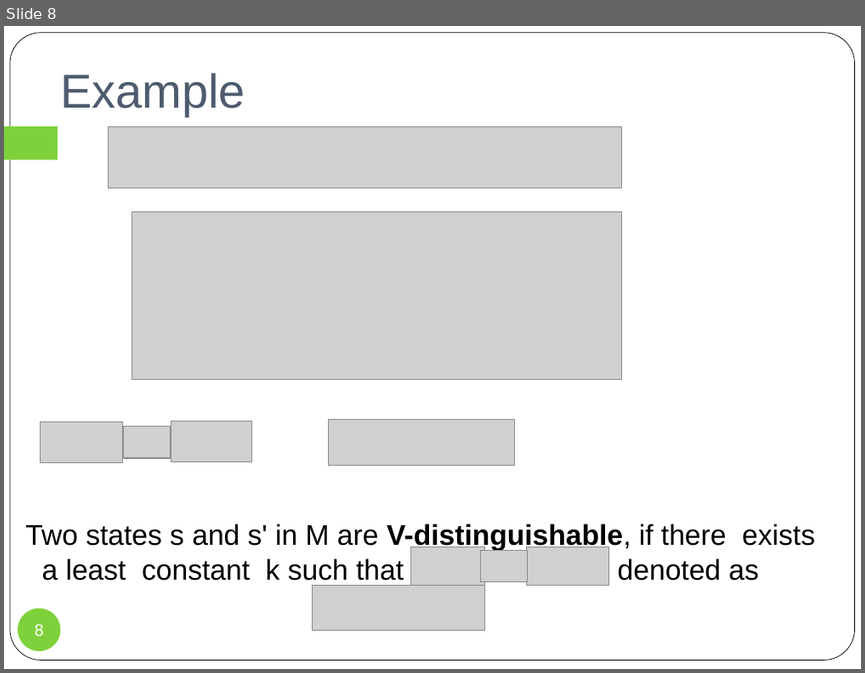
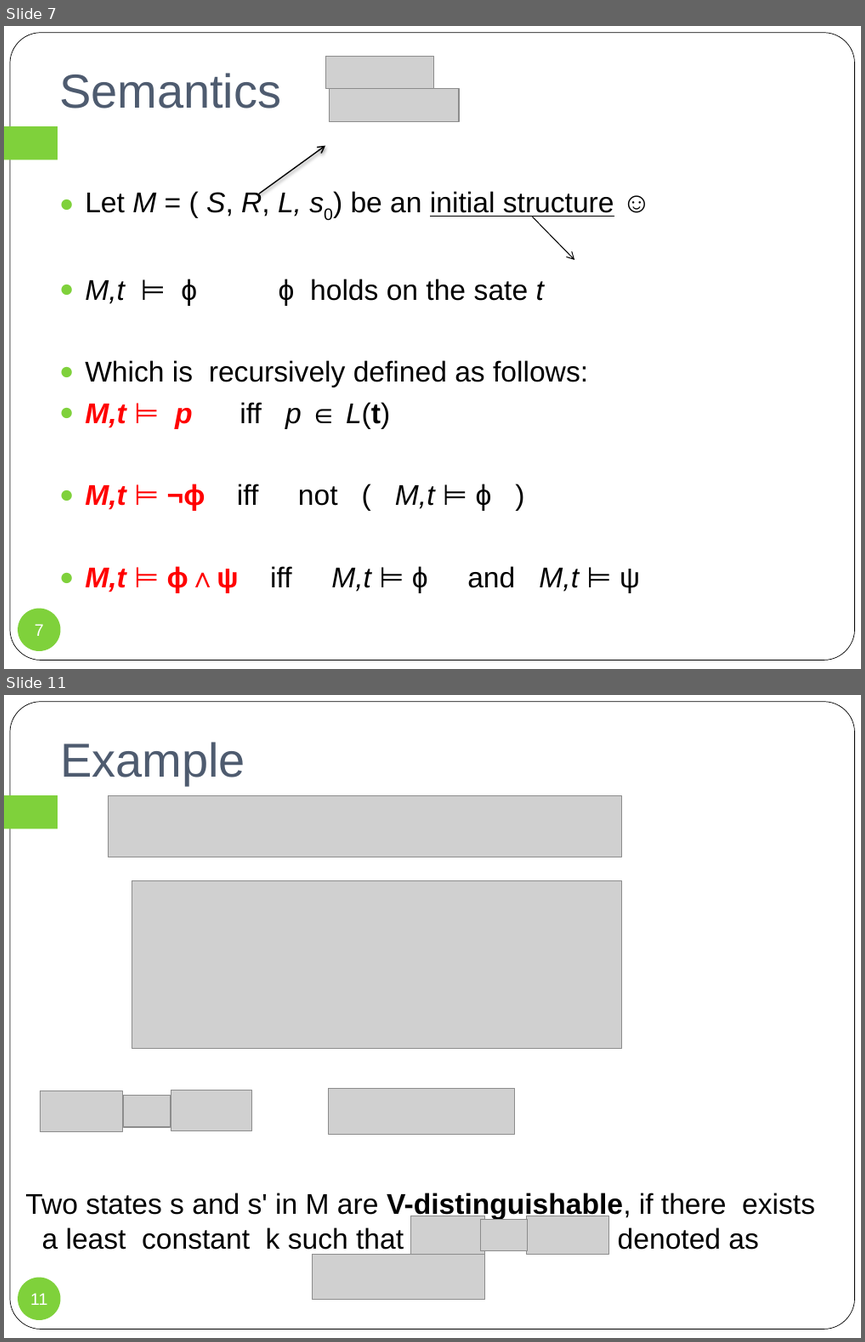
Before and after one commit to fengrenyan/fry, a slide deck: DC/SNC and WSC.pptx. Shown one above the other, each under a label of ours: slide 8 before the commit, slides 7 and 11 after it; the slides between them are not shown. The pictures are 865x673 and 865x1342 pixels, drawn with LibreOffice and Linux fonts; fonts in the diff are those of the drawing; grey boxes stand for pictures; background and template pictures are left out. Boxes give left, top, right and bottom in pixels: in the first picture for what was removed or moved away, otherwise in the second. Text is boxed around its words. In the diff, an @@ line names an element or a change of style, - is before the commit and + after.

```diff
--- a/DC/SNC and WSC.pptx
+++ b/DC/SNC and WSC.pptx
@@ slide 7 added at (4, 26, 861, 669), background #FFFFFF; not listed: 2 template elements that a slide beside it also shows @@
@@ title added at (59, 73, 281, 108), 40 pt, text #4E5B6F @@
+Semantics
@@ picture added at (325, 56, 434, 89) @@
@@ picture added at (330, 89, 459, 121) @@
@@ arrow added from (259, 194) to (325, 146), #000000 1 pt @@
@@ text added at (85, 189, 640, 593), 24 pt, text #000000 @@
+● Let M = ( S, R, L, s0) be an initial structure ☺
+● M,t ⊨ ϕ ϕ holds on the sate t
+● Which is recursively defined as follows:
+● M,t ⊨ p iff p ∈ L(t)
+● M,t ⊨ ¬ϕ iff not ( M,t ⊨ ϕ )
+● M,t ⊨ ϕ∧ψ iff M,t ⊨ ϕ and M,t ⊨ ψ
@@ arrow added from (533, 217) to (574, 260), #000000 0.75 pt @@
@@ page number added at (18, 607, 61, 651), fill #7FD13B, 14 pt, text #FFFFFF @@
+7
@@ what was slide 8 is now slide 11 @@
@@ page number at (30, 1293, 47, 1304): text changed @@
-8
+11
```
Also in this commit, not shown: 8 slides changed, 11 other slides added, 11 slides removed, 17 other files.
